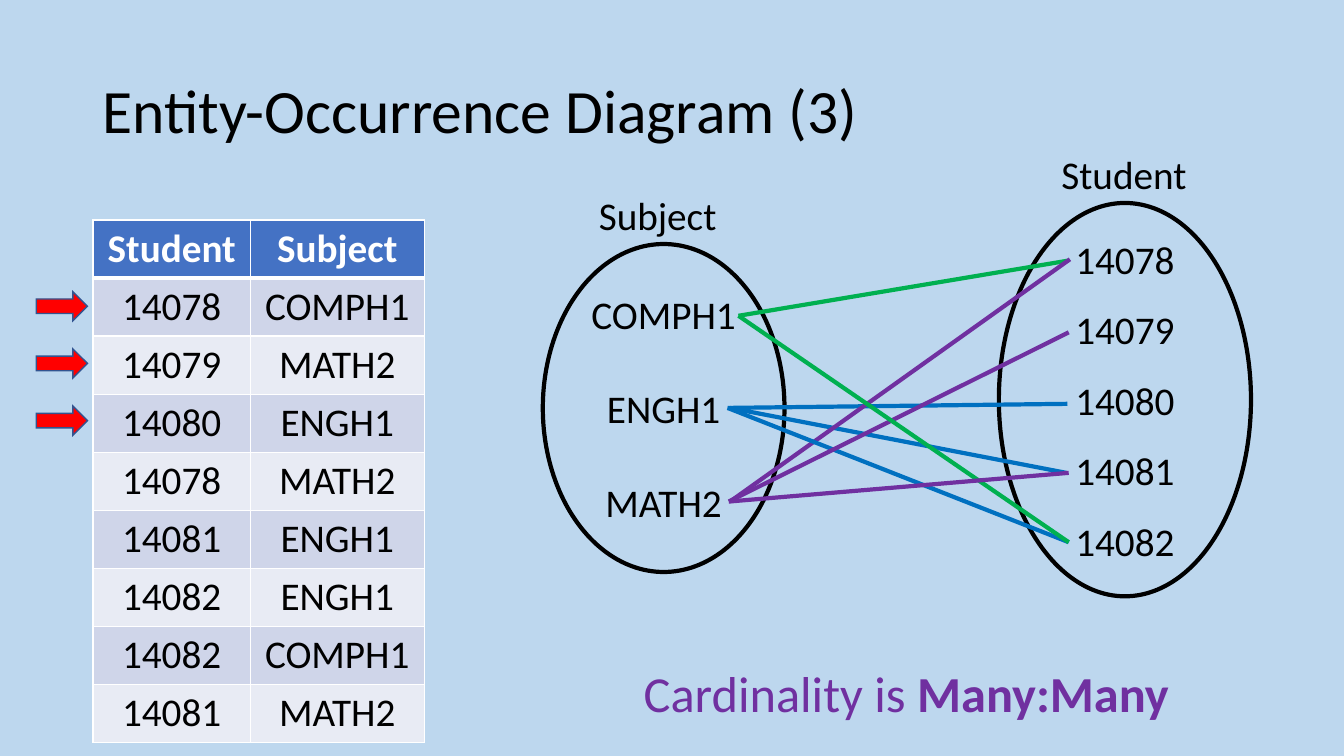
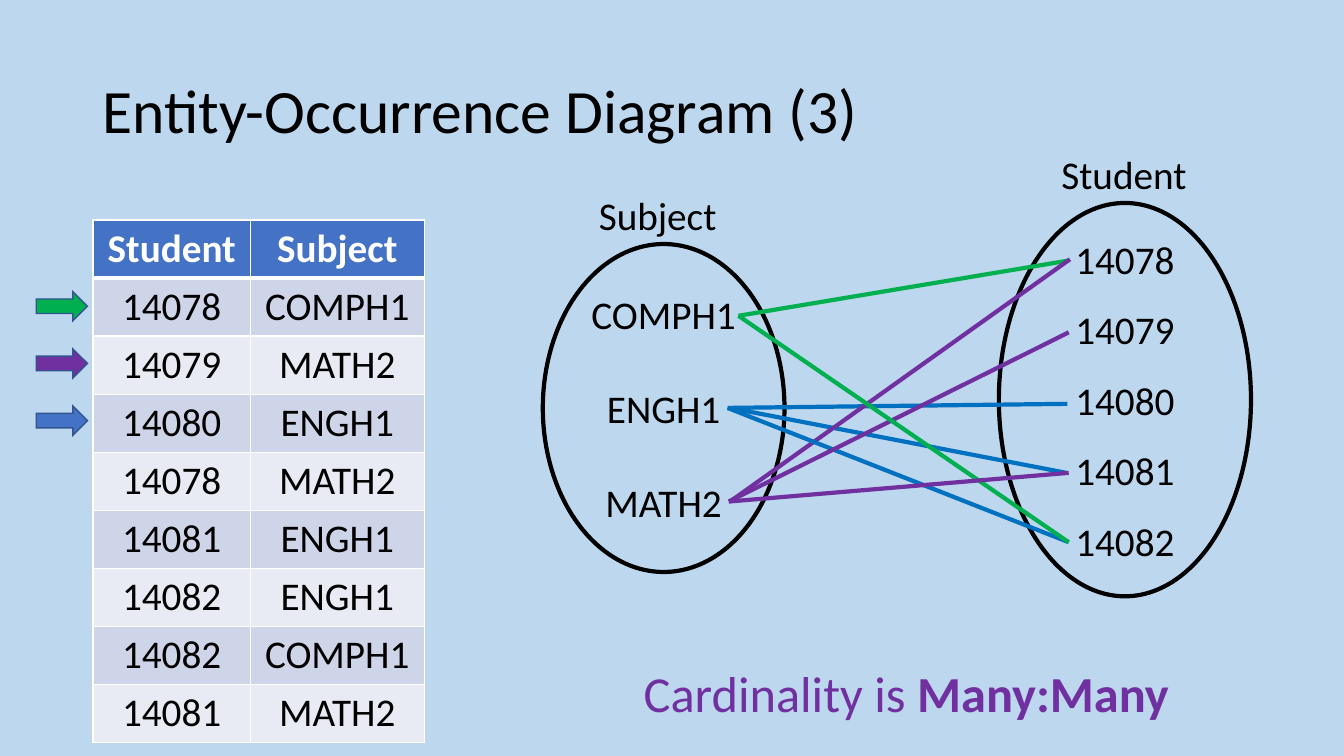
Before and after one commit to MrFriendCS/MrFriendCS.github.io, a slide deck: slide 84 of higher/ddd/H CS DDD Slides.pptx (slide 97 before the commit). Drawn at 1344x756 pixels with LibreOffice and Linux fonts; fonts in the diff are those of the drawing. Boxes give left, top, right and bottom in pixels: in the first picture for what was removed or moved away, otherwise in the second. Text is boxed around its words. In the diff, an @@ line names an element or a change of style, - is before the commit and + after.

```diff
--- a/higher/ddd/H CS DDD Slides.pptx
+++ b/higher/ddd/H CS DDD Slides.pptx
@@ right arrow at (36, 291, 88, 321): fill #FF0000 to #00B050 @@
@@ right arrow at (36, 349, 88, 378): fill #FF0000 to #7030A0 @@
@@ right arrow at (36, 406, 88, 436): fill #FF0000 to #4472C4 @@
```
Also in this commit, not shown: 11 other slides changed, 11 other files.
